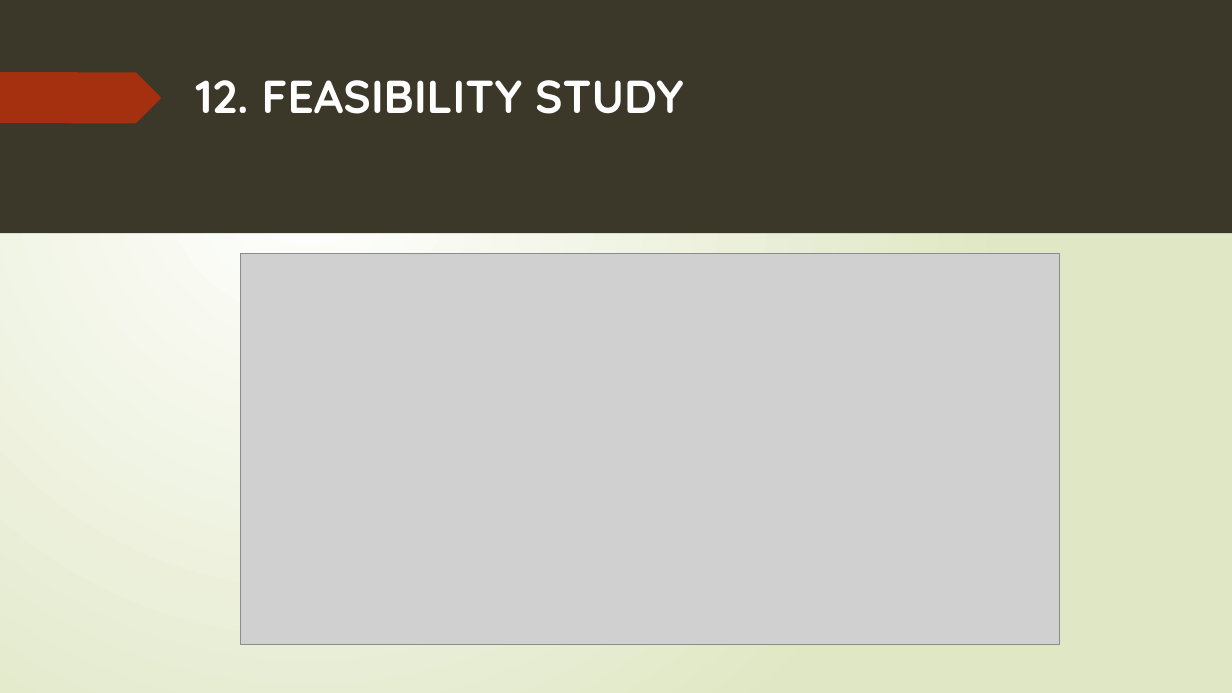
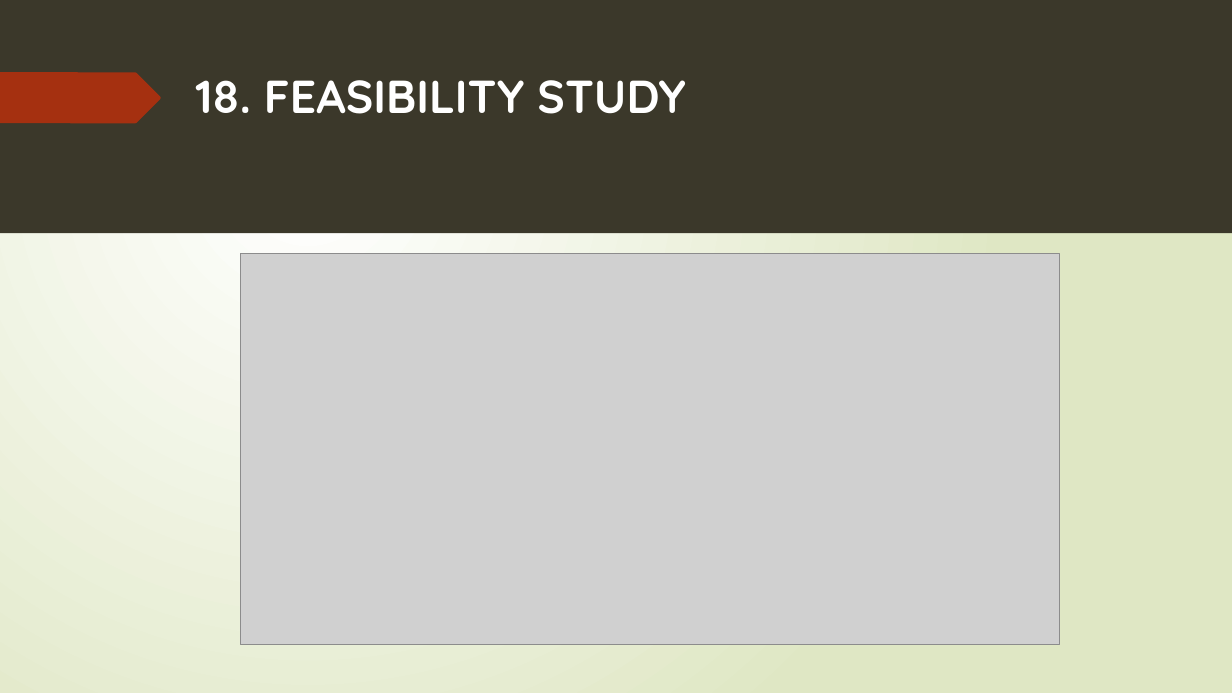
Before and after one commit to 15831944/2d-to-3d, a slide deck: slide 22 of Project slides.pptx. Drawn at 1232x693 pixels with LibreOffice and Linux fonts; fonts in the diff are those of the drawing; grey boxes stand for pictures. Boxes give left, top, right and bottom in pixels: in the first picture for what was removed or moved away, otherwise in the second. Text is boxed around its words. In the diff, an @@ line names an element or a change of style, - is before the commit and + after.

```diff
--- a/Project slides.pptx
+++ b/Project slides.pptx
@@ title at bbox=[196, 80, 685, 114]: text changed @@
-12. FEASIBILITY STUDY
+18. FEASIBILITY STUDY
```
Also in this commit, not shown: 13 other slides changed.
